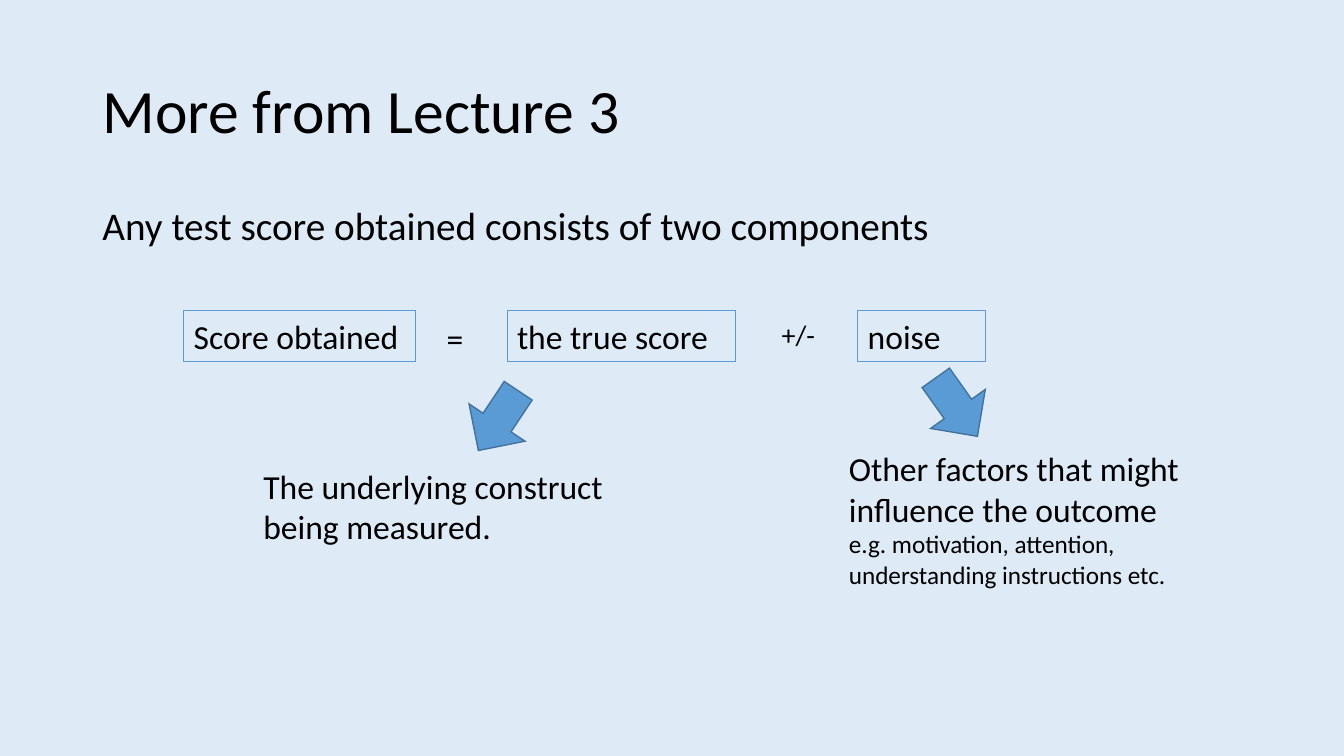
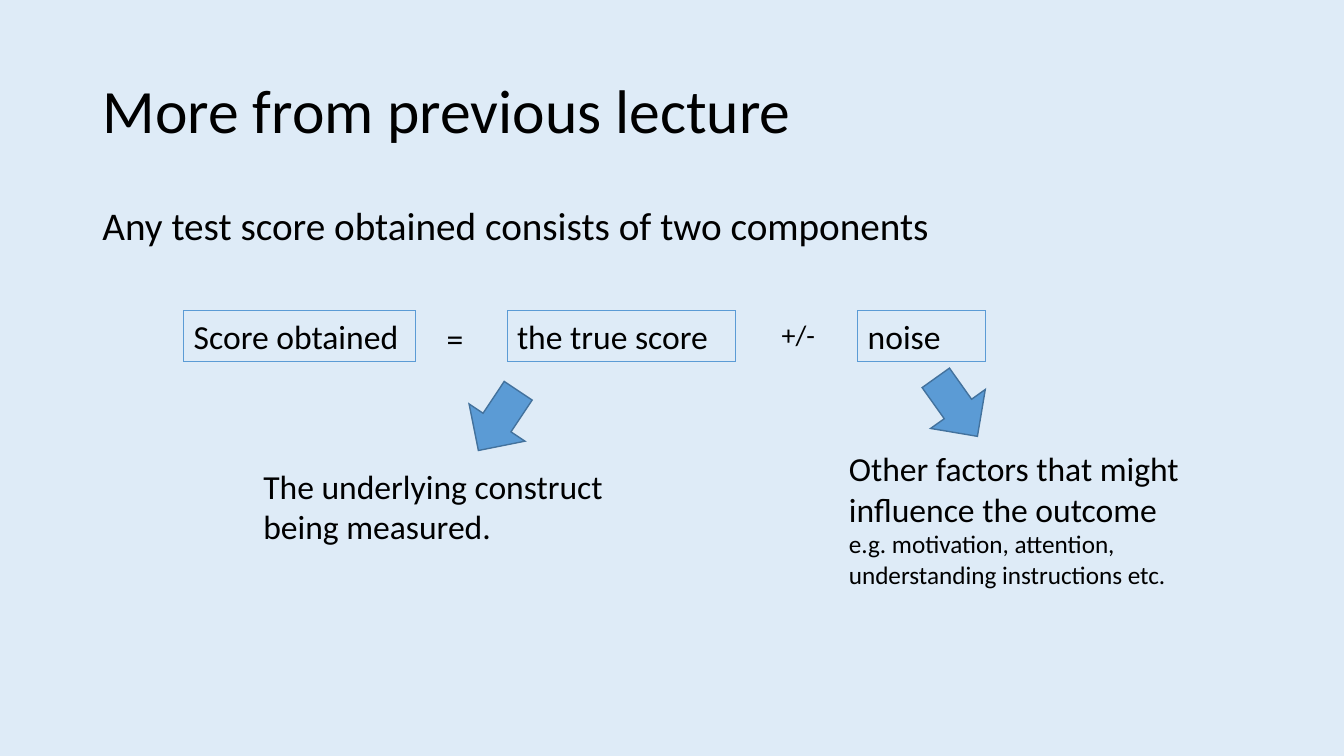
Before and after one commit to ajwills72/rmhealth-found, a slide deck: slide 20 of docs/experiments_data.pptx (slide 17 before the commit). Drawn at 1344x756 pixels with LibreOffice and Linux fonts; fonts in the diff are those of the drawing. Boxes give left, top, right and bottom in pixels: in the first picture for what was removed or moved away, otherwise in the second. Text is boxed around its words. In the diff, an @@ line names an element or a change of style, - is before the commit and + after.

```diff
--- a/docs/experiments_data.pptx
+++ b/docs/experiments_data.pptx
@@ title at <box>102,90,791,143</box>: text changed @@
-More from Lecture 3
+More from previous lecture
```
Also in this commit, not shown: 15 other slides changed, 3 slides added, 25 slides removed, 3 other files.
